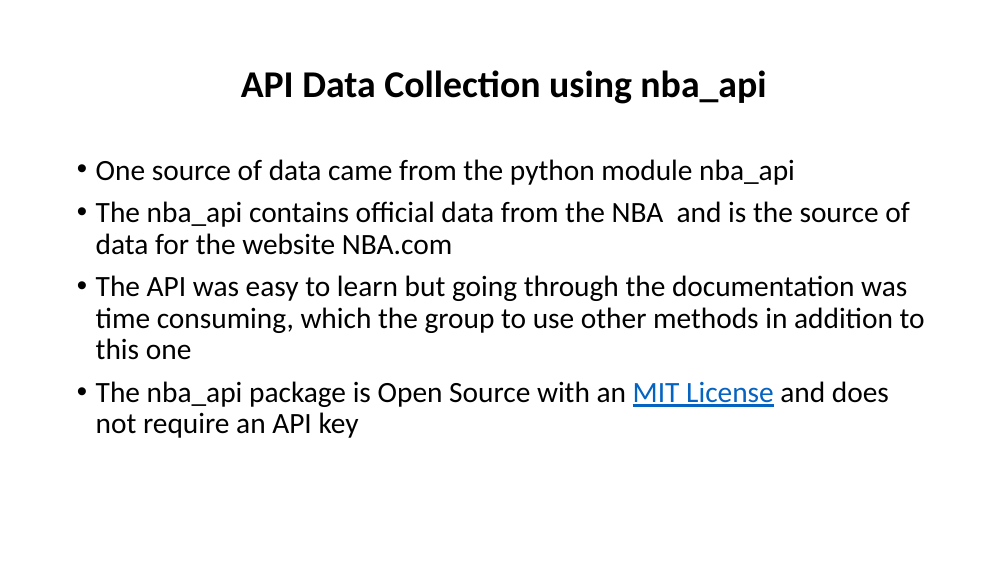
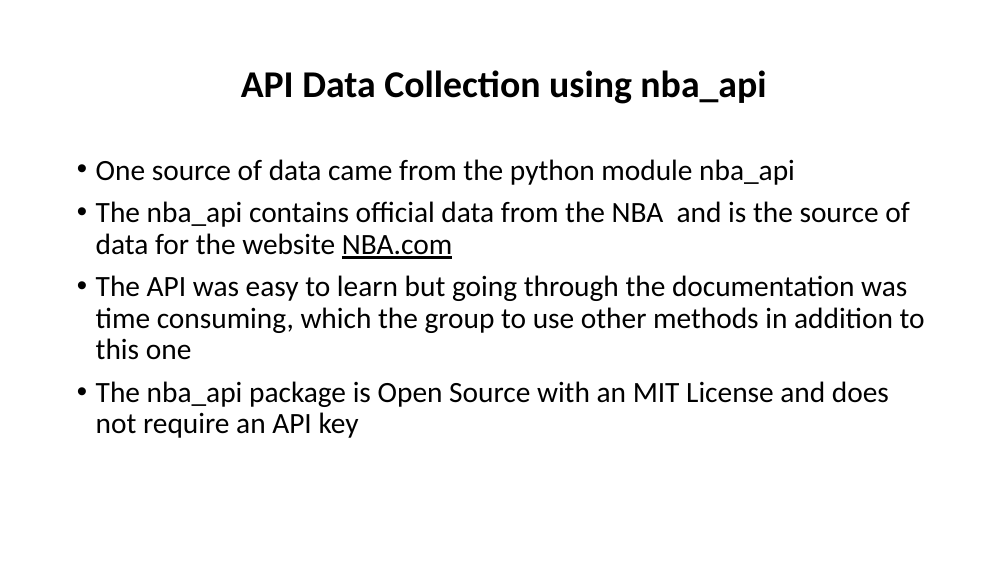
Before and after one commit to CandaceDoesData/Group_Project_1, a slide deck: slide 7 of NBA.pptx. Drawn at 1008x567 pixels with LibreOffice and Linux fonts; fonts in the diff are those of the drawing. Boxes give left, top, right and bottom in pixels: in the first picture for what was removed or moved away, otherwise in the second. Text is boxed around its words. In the diff, an @@ line names an element or a change of style, - is before the commit and + after.

```diff
--- a/NBA.pptx
+++ b/NBA.pptx
@@ text at (96,201,909,438): underline on in "NBA.com"; text colour #0563C1 to #000000, underline off in "MIT License" @@
```
Also in this commit, not shown: 8 other slides changed, 17 slides added, 5 slides removed, 1 other file.
